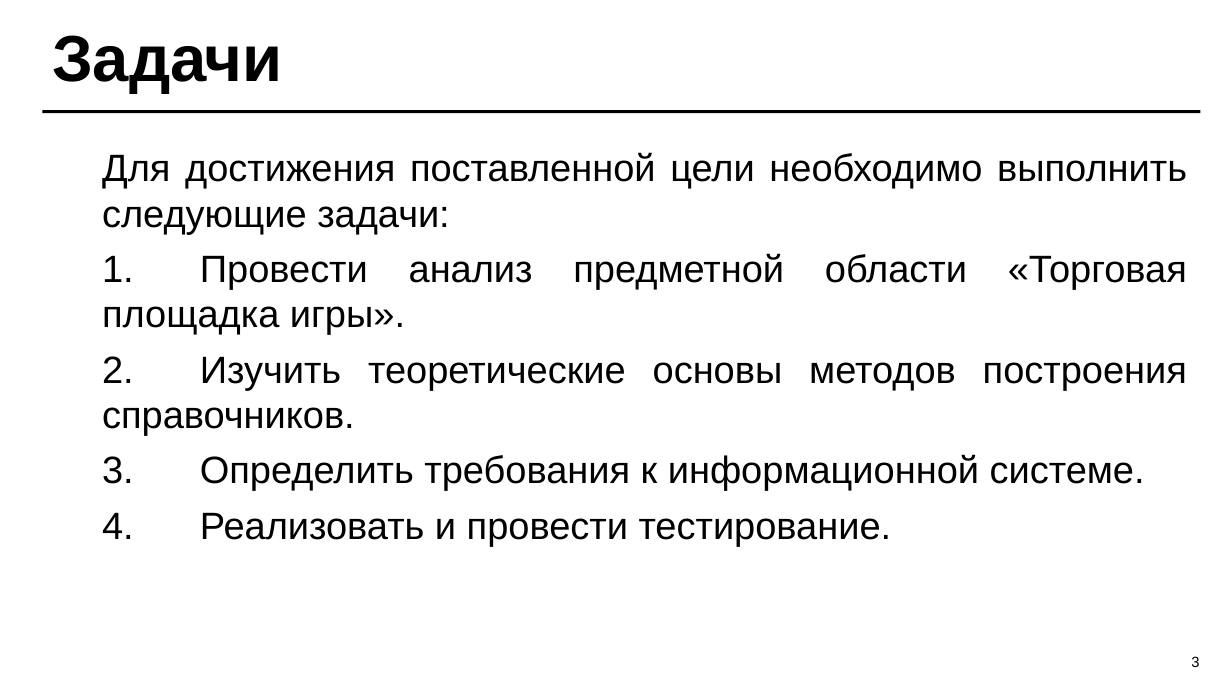
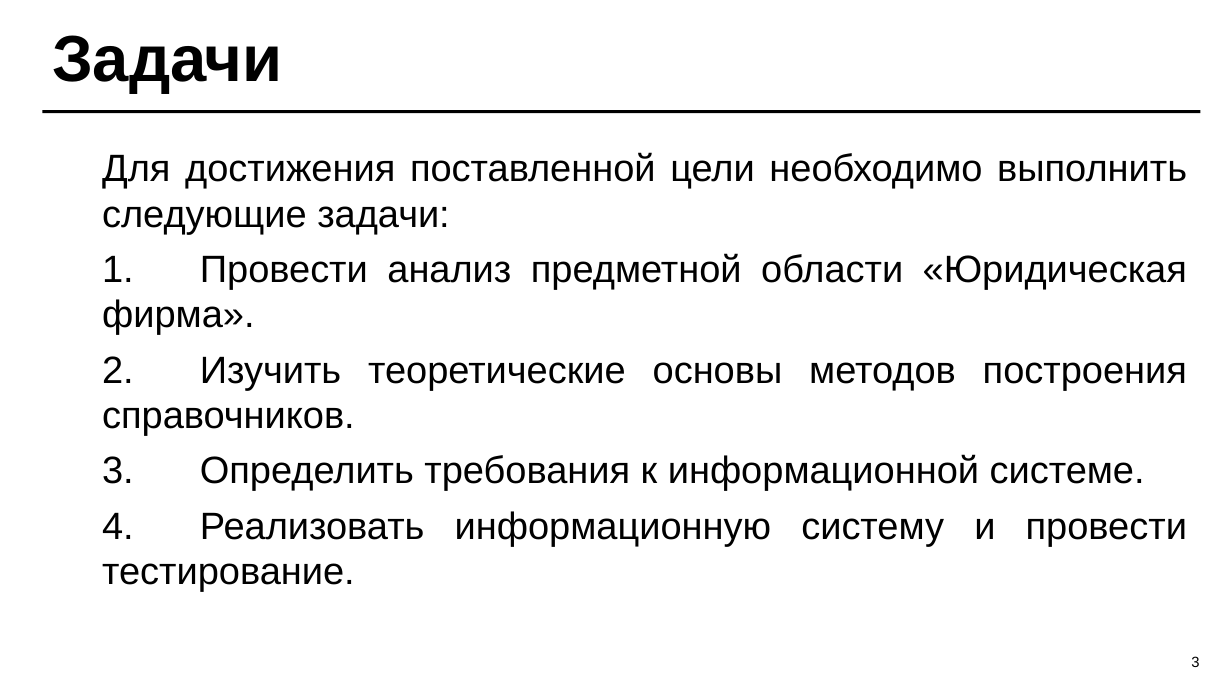
Before and after one commit to TheFusterMan/KursProject, a slide deck: slide 3 of Курсовой проект 2025 - ИС Юридическая фирма Б9123-09.03.04.ppt. Drawn at 1232x693 pixels with LibreOffice and Linux fonts; fonts in the diff are those of the drawing. Boxes give left, top, right and bottom in pixels: in the first picture for what was removed or moved away, otherwise in the second. Text is boxed around its words. In the diff, an @@ line names an element or a change of style, - is before the commit and + after.

```diff
--- a/Курсовой проект 2025 - ИС Юридическая фирма Б9123-09.03.04.ppt
+++ b/Курсовой проект 2025 - ИС Юридическая фирма Б9123-09.03.04.ppt
@@ text at box(102, 253, 1187, 334): text changed @@
-1. Провести анализ предметной области «Торговая площадка игры».
+1. Провести анализ предметной области «Юридическая фирма».
@@ text at box(102, 511, 1187, 591): text changed @@
-4. Реализовать и провести тестирование.
+4. Реализовать информационную систему и провести тестирование.
```
Also in this commit, not shown: 16 other slides changed, 7 slides added, 6 slides removed, 7 other files.
